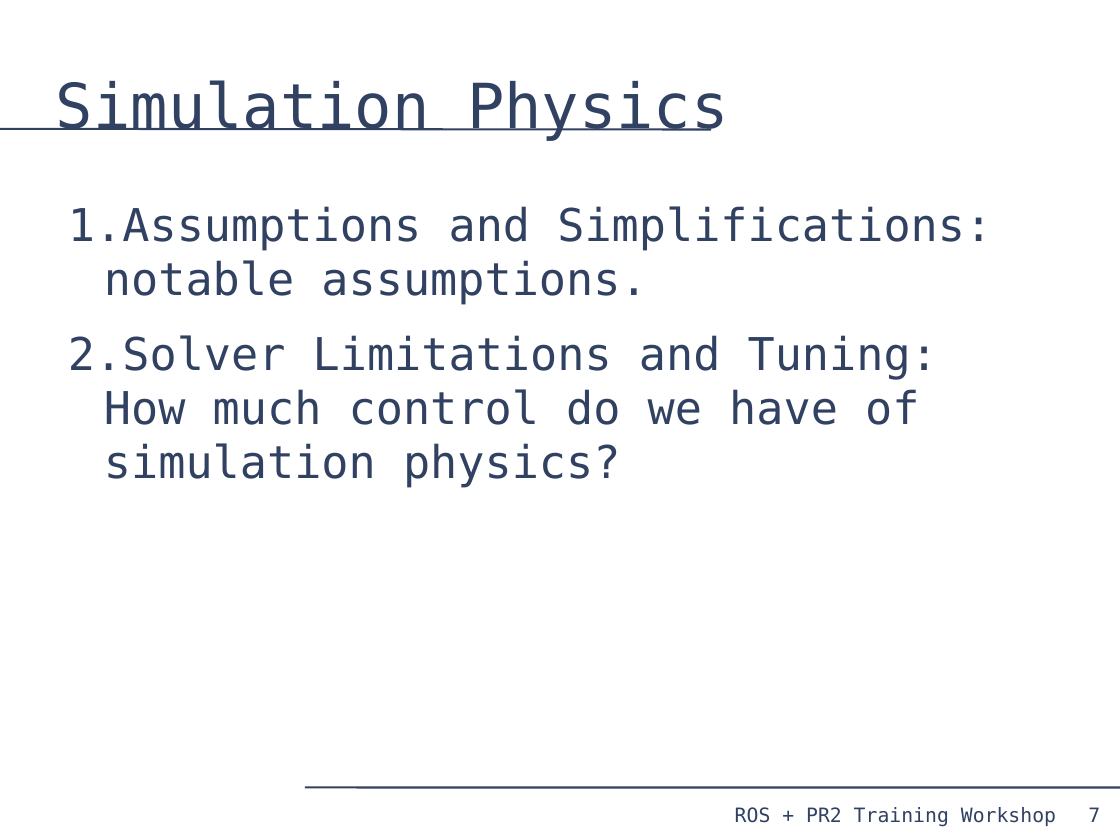
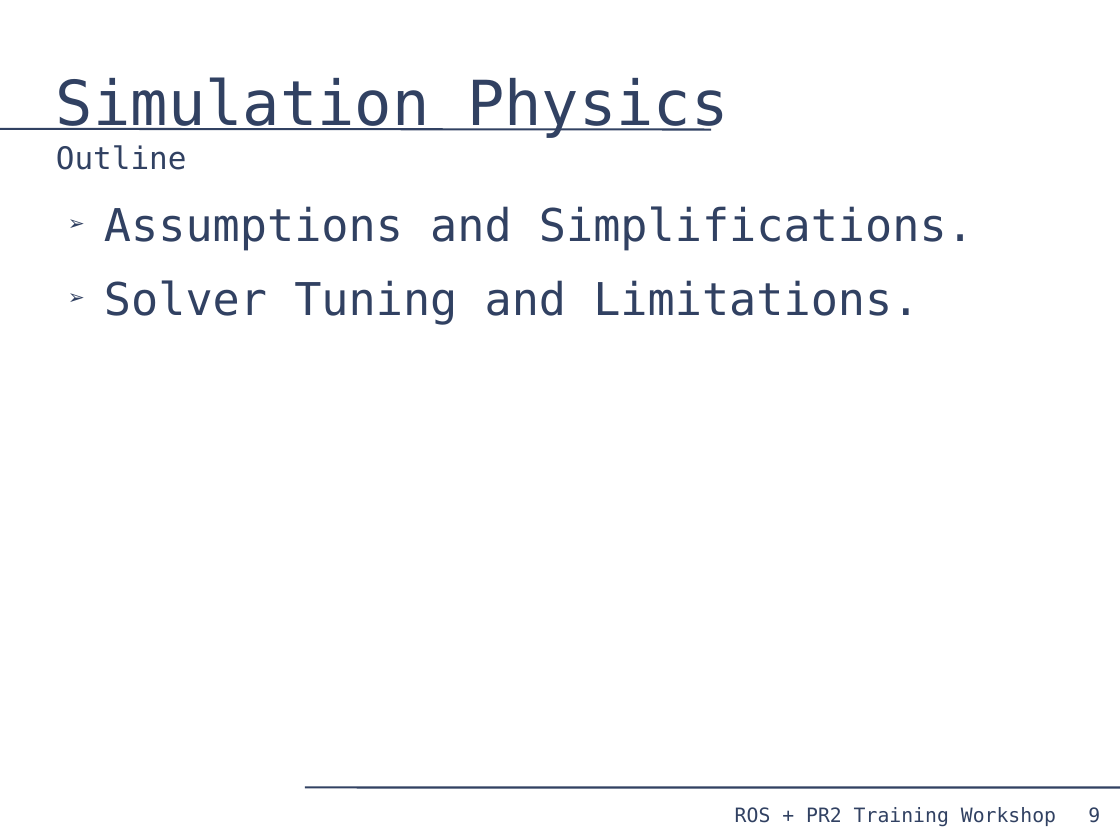
Before and after one commit to PR2/pr2_docs, a slide deck: slide 9 of pr2_training_workshop/simulation/simulation_training_workshop.odp (slide 7 before the commit). Drawn at 1120x840 pixels with LibreOffice and Linux fonts; fonts in the diff are those of the drawing. Boxes give left, top, right and bottom in pixels: in the first picture for what was removed or moved away, otherwise in the second. Text is boxed around its words. In the diff, an @@ line names an element or a change of style, - is before the commit and + after.

```diff
--- a/pr2_training_workshop/simulation/simulation_training_workshop.odp
+++ b/pr2_training_workshop/simulation/simulation_training_workshop.odp
@@ title at bbox=[56, 77, 729, 170]: text changed @@
-Simulation Physics
+Simulation Physics
+Outline
@@ text at bbox=[104, 206, 974, 325]: text changed @@
-1. Assumptions and Simplifications: notable assumptions.
-2. Solver Limitations and Tuning: How much control do we have of simulation physics?
+➢ Assumptions and Simplifications.
+➢ Solver Tuning and Limitations.
@@ page number at bbox=[1088, 807, 1100, 823]: text changed @@
-7
+9
```
Also in this commit, not shown: 17 other slides changed, 3 slides added.
